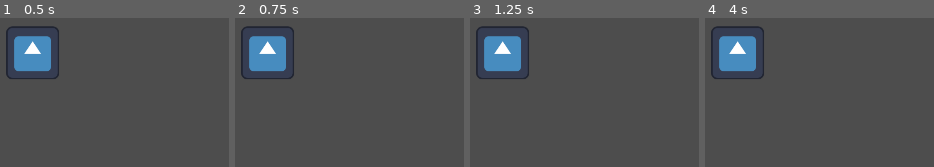
Above: before the commit, frames 1-4 (left to right).
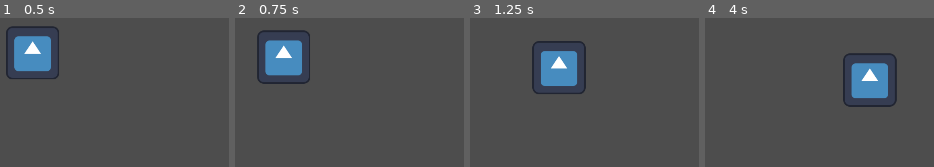
Above: after the commit, the same moments.

Repository: Relapson/Point-N-Click
Game: Godot game, scene res://Characters/Player.tscn
The game is run twice, just before and just after one commit, with the same random seed, the same clock (stepped at 60 frames per second) and the same inputs. This scene is started directly instead of the project's main scene. The engine's default icon, where the game draws it, is replaced by a stand-in: a white triangle on a blue panel in a dark square.
Inputs (mouse positions are in pixels of both pictures, inside the frame that each line leads up to):
- Up to frame 1 (0.5 s): no input
- Up to frame 2 (0.75 s): tap Enter at 0.5 s; move the mouse to (outside the picture) at 0.52 s; press the mouse at (outside the picture) at 0.53 s
- Up to frame 3 (1.25 s): no input
- Up to frame 4 (4 s): move the mouse to (outside the picture) at 1.27 s; release the mouse at (outside the picture) at 1.28 s; click (outside the picture) at 1.35 s; tap Space at 2 s; move the mouse to (874, 37) at 2.02 s; press the mouse at (874, 37) at 2.03 s; move the mouse to (outside the picture) at 2.77 s; release the mouse at (outside the picture) at 2.78 s; click (outside the picture) at 2.85 s; tap Enter at 3.5 s; move the mouse to (outside the picture) at 3.52 s; press the mouse at (outside the picture) at 3.53 s

Frame 1 is identical in both runs. In frame 2, 6.0% of the frame differs, in the area x 2-33%, y 5-45%; in frame 3, 9.6%; in frame 4, 9.9%, in the area x 2-84%, y 5-60%.

Commit message:
am spieler weitergearbeitet, laufen geht noch ned ganz

Diff:
--- a/Characters/Player.gd
+++ b/Characters/Player.gd
@@ -3,4 +3,14 @@
 var move_speed = 200
 
 func _process(delta):
-	var velocity = Vector2.ZERO
+	var target = Vector2.ZERO
+	#var mouse_pos
+	var velocity
+	# normalize the distance to find the direction, then multiply it by the wanted speed and by the delta time passed
+
+	if Input.is_action_pressed("mouse_left"):
+		var mouse_pos = get_global_mouse_position()
+		target = mouse_pos - position
+		#position += global_position.direction_to(mouse_pos) * move_speed * delta
+		position += target.normalized() * move_speed * delta
+	#position += target.normalized() * move_speed * delta
--- a/project.godot
+++ b/project.godot
@@ -24,9 +24,11 @@
 
 mouse_left={
 "deadzone": 0.5,
-"events": []
+"events": [Object(InputEventMouseButton,"resource_local_to_scene":false,"resource_name":"","device":-1,"window_id":0,"alt_pressed":false,"shift_pressed":false,"ctrl_pressed":false,"meta_pressed":false,"button_mask":0,"position":Vector2(0, 0),"global_position":Vector2(0, 0),"factor":1.0,"button_index":1,"pressed":false,"double_click":false,"script":null)
+]
 }
 mouse_right={
 "deadzone": 0.5,
-"events": []
+"events": [Object(InputEventMouseButton,"resource_local_to_scene":false,"resource_name":"","device":-1,"window_id":0,"alt_pressed":false,"shift_pressed":false,"ctrl_pressed":false,"meta_pressed":false,"button_mask":0,"position":Vector2(0, 0),"global_position":Vector2(0, 0),"factor":1.0,"button_index":2,"pressed":false,"double_click":false,"script":null)
+]
 }
